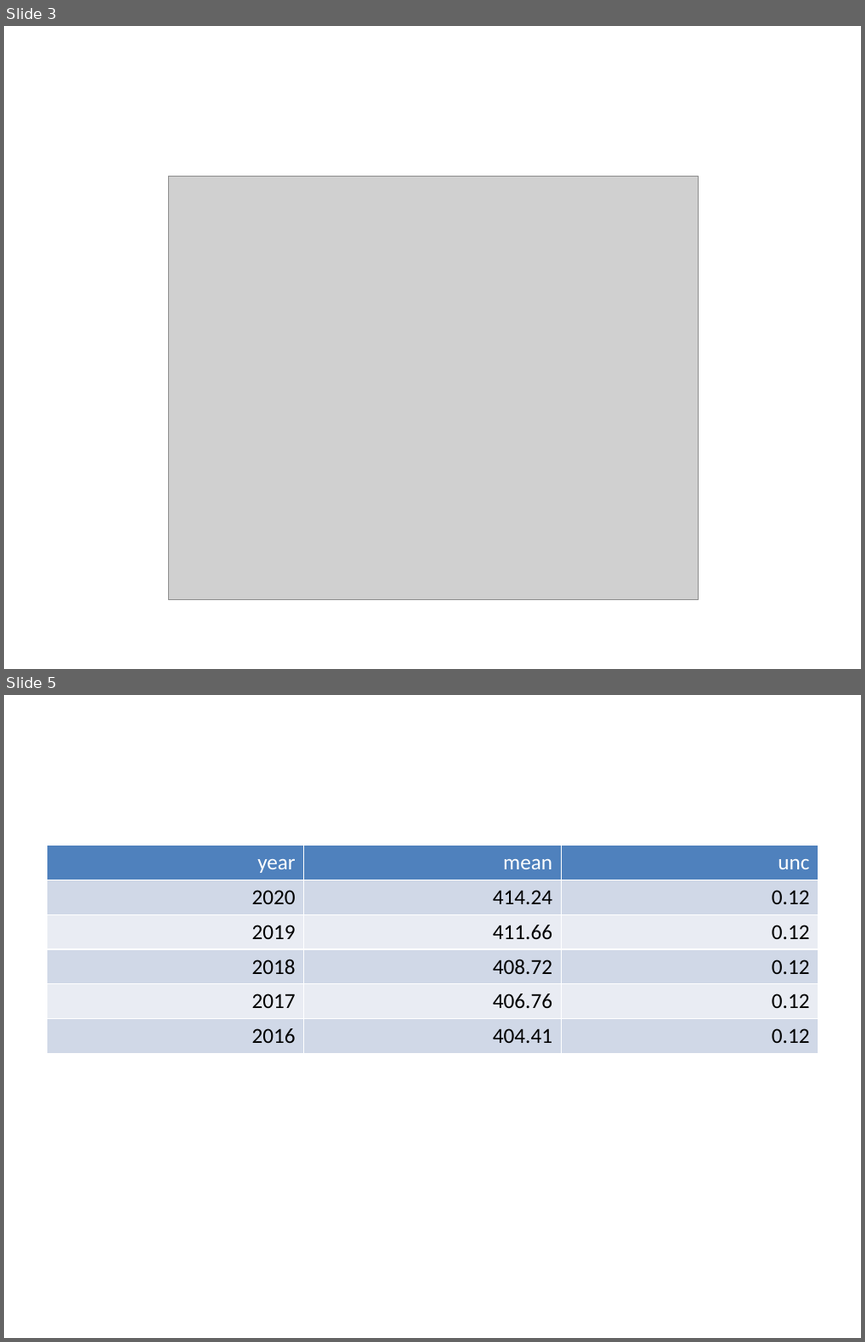
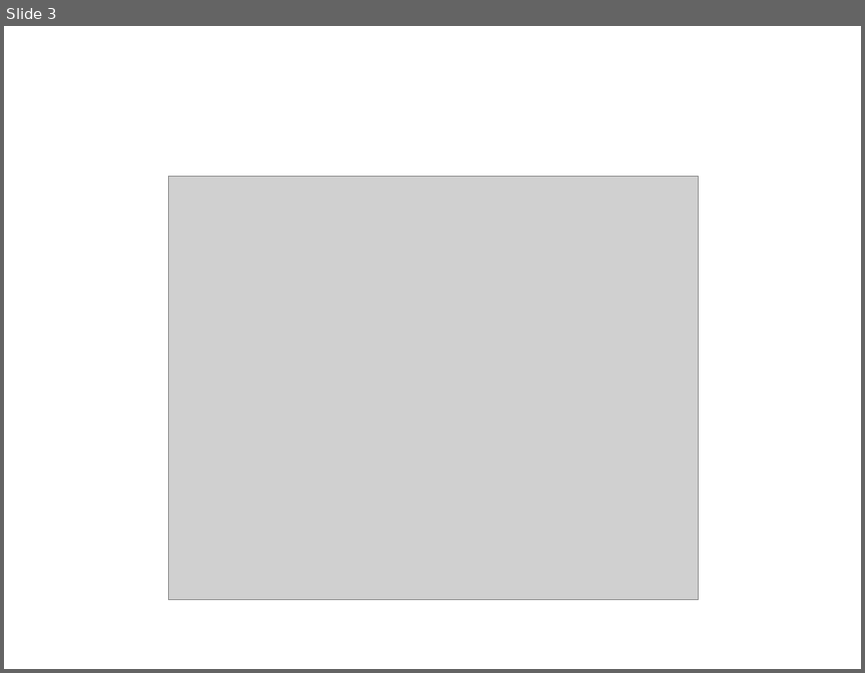
Before and after one commit to GEO511-2021/2021_case_studies-Marisgrundy, a slide deck: week_08/case_study_08.pptx. Shown one above the other, each under a label of ours: slides 3 and 5 before the commit, slide 3 after it; the slides between them are not shown. The pictures are 865x1342 and 865x673 pixels, drawn with LibreOffice and Linux fonts; fonts in the diff are those of the drawing; grey boxes stand for pictures. Boxes give left, top, right and bottom in pixels: in the first picture for what was removed or moved away, otherwise in the second. Text is boxed around its words. In the diff, an @@ line names an element or a change of style, - is before the commit and + after.

```diff
--- a/week_08/case_study_08.pptx
+++ b/week_08/case_study_08.pptx
@@ slide 5 removed at (x1=4, y1=695, x2=861, y2=1338), background #FFFFFF @@
@@ table removed at (x1=46, y1=845, x2=818, y2=1268), 6 rows, 3 columns @@
-year | mean | unc
-2020 | 414.24 | 0.12
-2019 | 411.66 | 0.12
-2018 | 408.72 | 0.12
-2017 | 406.76 | 0.12
-2016 | 404.41 | 0.12
```
Also in this commit, not shown: 2 slides changed, 5 other files.
